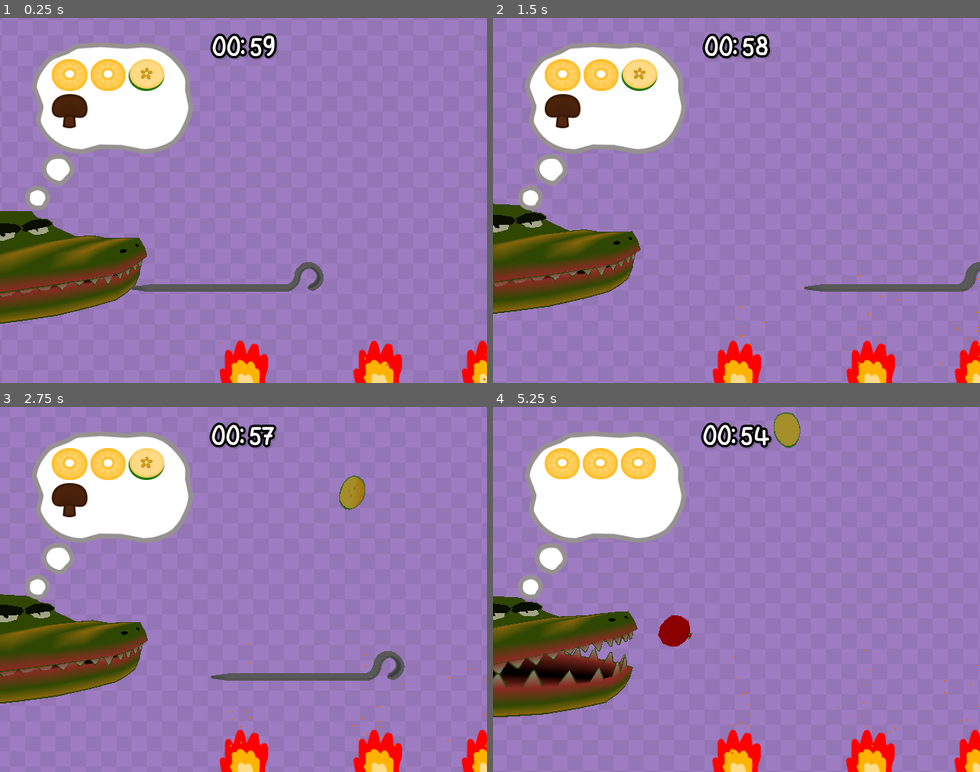
Above: before the commit, frames 1-4 (two rows, left to right).
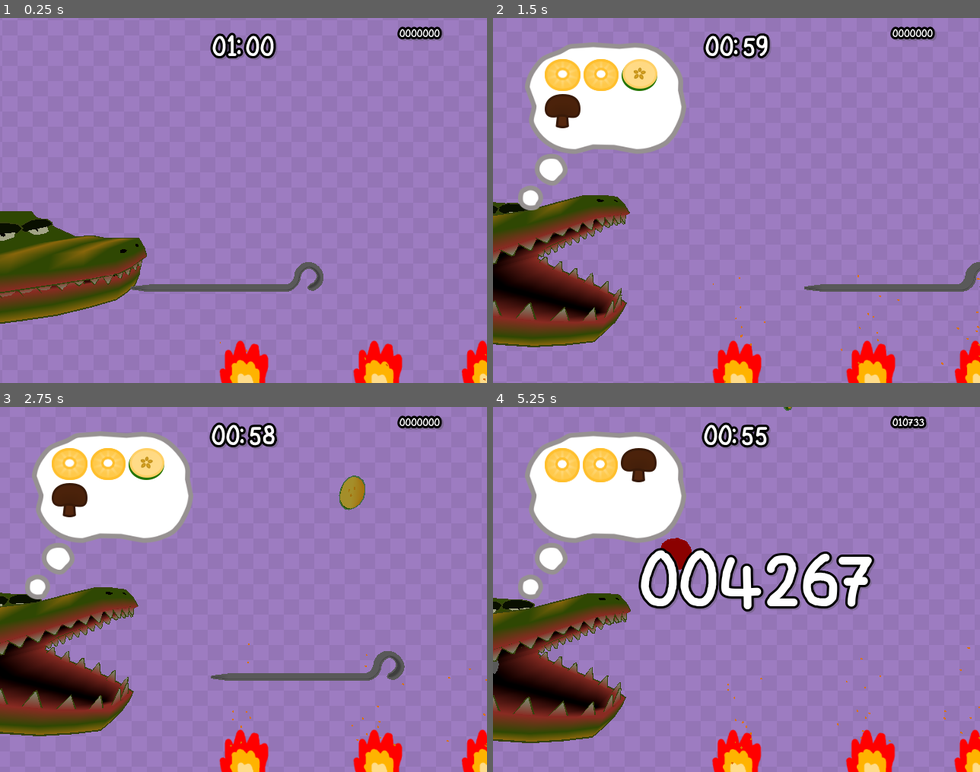
Above: after the commit, the same moments.

Repository: MartinLeGrand/AGES2026GameJam
Game: Godot game, scene res://Project/Maps/GameScene.tscn
Two runs of this game, one before a commit and one after it. Both use one fixed random seed, a clock stepped at 60 frames per second and the inputs below. The engine's default icon, where the game draws it, is replaced by a stand-in: a white triangle on a blue panel in a dark square.
Inputs:
- Up to frame 1 (0.25 s): no input
- Up to frame 2 (1.5 s): hold Right (ui_right) 0.53-1.28 s; hold Left (ui_left) from 1.28 s (still down)
- Up to frame 3 (2.75 s): release Left (ui_left) at 2.03 s; hold Right (ui_right) from 2.03 s (still down)
- Up to frame 4 (5.25 s): release Right (ui_right) at 3.53 s; hold Left (ui_left) from 3.53 s (still down)

The runs differ from the first frame. In frame 1, 10% of the frame differs, in the area x 5-92%, y 2-53%; in frame 2, 11%; in frame 3, 10%; in frame 4, 17%, in the area x 0-100%, y 0-98%.

Commit message:
Score idk man doesnt work

Diff:
--- a/Project/Globals/EffectManager/FXManager.tscn
+++ b/Project/Globals/EffectManager/FXManager.tscn
@@ -11,7 +11,6 @@
 process_mode = 3
 script = ExtResource("1_n5l7t")
 combo_increment = 0.3
-eat_pause = 0.4
 
 [node name="ResetTimer" type="Timer" parent="." unique_id=2108583334]
 process_mode = 1
--- a/Project/Globals/EffectManager/fx_manager.gd
+++ b/Project/Globals/EffectManager/fx_manager.gd
@@ -14,6 +14,7 @@
 	SPITTED_PINE,
 	#START_COOKING,
 	#STOP_COOKING,
+	FORCED,
 }
 
 const FRYING_LOOP = preload("uid://b0cf30v31j0j7")
@@ -29,10 +30,11 @@
 @export var combo_increment: float = 0.2
 
 @export_category("Eat")
-@export var eat_pause: float = 0.7
+@export var eat_pause: float = 0.4
 
 var combo_mult: float = BASE_MULT
 var _fx_queue: Array[FX] = []
+var _forced_callables: Array[Callable] = []
 var _fx_available: bool = true
 
 var frying_poly_playback: AudioStreamPlaybackPolyphonic
@@ -52,6 +54,12 @@
 
 	GameManager.feed_combo_reset.connect(reset_combo)
 
+func _play_forced() -> void:
+	_fx_available = false
+	get_tree().paused = true
+	await _forced_callables.pop_front().call()
+	get_tree().paused = false
+	_fx_available = true
 
 ## Freezes cam and plays audio
 func _play_eat() -> void:
@@ -96,6 +104,8 @@
 	if not _fx_queue.is_empty() and _fx_available:
 		var fx: FX = _fx_queue.pop_front()
 		match fx:
+			FX.FORCED:
+				_play_forced()
 			FX.EAT:
 				_play_eat()
 			_:
@@ -119,6 +129,11 @@
 		_fx_queue.insert(0, fx)
 	else:
 		_fx_queue.append(fx)
+
+
+func callable_fx(fx_callable: Callable, force: bool = false) -> void:
+	_forced_callables.append(fx_callable)
+	request_fx(FX.FORCED, force)
 
 
 func request_screenshake() -> void:
--- a/Project/Globals/GameManager/game_manager.gd
+++ b/Project/Globals/GameManager/game_manager.gd
@@ -41,14 +41,14 @@
 @export var review_mult: float = 1.25 ## Food_new_value = Food_base_value * (review_score * review_mult)
 
 ## Once player feeds the croc it'll eat everything on the spit, then create a new order.
-@export var time_to_feed: float = 0.5 ## Grace period until new order, once feed has started
+@export var time_to_feed: float = 0.2 ## Grace period until new order, once feed has started
 @export var feed_combo: int = 0: ## Multiplied to score when final food is eaten. +1 When feeding correct food, else set to zero
 	set(value):
 		feed_combo = value
-		if feed_combo <= 0:
-			feed_combo_reset.emit()
-		else:
-			feed_combo_gain.emit()
+		#if feed_combo <= 0:
+			#feed_combo_reset.emit()
+		#else:
+			#feed_combo_gain.emit()
 
 @export_category("Request")
 @export var max_order_size: int = 6
@@ -78,8 +78,11 @@
 
 func _ready() -> void:
 	camera = get_viewport().get_camera_3d()
-	start_game()
-
+
+
+
+func init_game() -> void:
+	get_tree().create_timer(1).timeout.connect(start_game)
 
 func _process(_delta: float) -> void:
 	if not _food_queue.is_empty() and eat_available:
@@ -132,7 +135,7 @@
 
 #region Feeding
 func _eat_food(food: Food) -> void:
-	eat_available = false
+	var entire_eaten: bool = false
 
 	if feed_event_timer.is_stopped():
 		feed_event_timer.start(time_to_feed)
@@ -171,7 +174,7 @@
 		if order[req_index].amount <= 0:
 			order.remove_at(req_index)
 			if order.is_empty():
-				wrap_up_eat_phase.call_deferred()
+				entire_eaten = true
 		order_changed.emit()
 	else:
 		## Not in order at all!
@@ -180,7 +183,9 @@
 
 
 	food_eaten.emit(food, review)
+
 	food.queue_free()
+
 	eat_available = true
 
 
@@ -215,8 +220,9 @@
 
 ## Called on FeedEventTimer timeout (function way down here)
 func end_feeding() -> void:
+	if _food_queue.is_empty() and foods_on_spit.is_empty():
+		wrap_up_eat_phase()
 	feed_combo = 0
-	create_order()
 
 
 func add_score(gained: int, multiply: bool = false) -> void:
@@ -231,9 +237,9 @@
 	print(score)
 
 
-func apply_combo_mult_to_score() -> void:
-	var actual_feed_combo: int = feed_combo if feed_combo > 0 else 1
-	add_score(actual_feed_combo, true)
+#func apply_combo_mult_to_score() -> void:
+	#var actual_feed_combo: int = feed_combo if feed_combo > 0 else 1
+	#add_score(actual_feed_combo, true)
 
 #endregion
 
@@ -289,4 +295,5 @@
 
 
 func _on_feed_event_timer_timeout() -> void:
+
 	end_feeding()
--- a/Project/Maps/GameScene.tscn
+++ b/Project/Maps/GameScene.tscn
@@ -1,5 +1,6 @@
 [gd_scene format=4 uid="uid://bk7m2ifpl8vbh"]
 
+[ext_resource type="Script" uid="uid://dt7n3xavbffry" path="res://Project/Maps/game_scene.gd" id="1_0odvm"]
 [ext_resource type="Script" uid="uid://crroxg6q5ov43" path="res://Project/Scripts/shaker.gd" id="1_d62tq"]
 [ext_resource type="PackedScene" uid="uid://ceujt10bqw625" path="res://Project/Prefabs/scrolling_bg_canvas_layer.tscn" id="1_mg1f3"]
 [ext_resource type="PackedScene" uid="uid://dk6kbpeod80hb" path="res://Project/UI/Scenes/UI_OrderThought.tscn" id="1_wot6h"]
@@ -10,6 +11,7 @@
 [ext_resource type="PackedScene" uid="uid://crkma5gafw4qf" path="res://Project/Prefabs/text_effect_spawner.tscn" id="4_e8hnt"]
 [ext_resource type="Script" uid="uid://na5ryfkm6iaj" path="res://Project/Scripts/text_test.gd" id="5_q8uac"]
 [ext_resource type="Material" uid="uid://cx6utliwik3uh" path="res://Project/Materials/vertex_unshaded.tres" id="6_p7xys"]
+[ext_resource type="PackedScene" uid="uid://cw0vqtjsfb54s" path="res://Project/UI/Scenes/Scorer/Scorer.tscn" id="6_wy34v"]
 [ext_resource type="Script" uid="uid://bhuyt7axr0w2s" path="res://Project/Scripts/chomper.gd" id="8_p7xys"]
 [ext_resource type="PackedScene" uid="uid://jhui4717qmye" path="res://Project/GameObjects/Collector/Collector.tscn" id="9_e8hnt"]
 [ext_resource type="PackedScene" uid="uid://dr6dff44m6wmu" path="res://Project/GameObjects/Fire/Fire.tscn" id="10_q8uac"]
@@ -116,6 +118,7 @@
 }]
 
 [node name="GameScene" type="Node3D" unique_id=111185863]
+script = ExtResource("1_0odvm")
 
 [node name="Camera3D" type="Camera3D" parent="." unique_id=1676383726]
 transform = Transform3D(1, 0, 0, 0, 1, 0, 0, 0, 1, 0, 0, 3)
@@ -131,6 +134,7 @@
 
 [node name="UiOrderThought" parent="CanvasLayerForeground" unique_id=1780630391 instance=ExtResource("1_wot6h")]
 process_mode = 1
+visible = false
 
 [node name="TimerLabel" type="Label" parent="CanvasLayerForeground" unique_id=811185736]
 anchors_preset = 5
@@ -141,11 +145,13 @@
 offset_right = 67.0
 offset_bottom = 47.0
 grow_horizontal = 2
-text = "00:00"
+text = "60:00"
 label_settings = ExtResource("3_d2qli")
 horizontal_alignment = 1
 vertical_alignment = 1
 script = ExtResource("4_6opy2")
+
+[node name="Scorer" parent="CanvasLayerForeground" unique_id=1543845486 instance=ExtResource("6_wy34v")]
 
 [node name="CanvasLayerBackground" parent="." unique_id=1184656298 instance=ExtResource("1_mg1f3")]
 
--- /dev/null
+++ b/Project/Maps/game_scene.gd
@@ -0,0 +1,14 @@
+extends Node3D
+
+
+@onready var ui_order_thought: Control = $CanvasLayerForeground/UiOrderThought
+
+# Called when the node enters the scene tree for the first time.
+func _ready() -> void:
+	GameManager.init_game()
+	GameManager.game_started.connect(ui_order_thought.show)
+
+
+# Called every frame. 'delta' is the elapsed time since the previous frame.
+func _process(delta: float) -> void:
+	pass
--- a/Project/Scripts/chomper.gd
+++ b/Project/Scripts/chomper.gd
@@ -27,6 +27,7 @@
 	angle_tween.tween_property(croc_top, "global_rotation:z", deg_to_rad(-3.0), 4.0).set_trans(Tween.TRANS_SINE).set_ease(Tween.EASE_IN_OUT)
 
 func open_jaw():
+	print("open")
 	get_tree().create_tween().tween_property(croc_top, "global_rotation:x", deg_to_rad(14.0), 1.0).set_trans(Tween.TRANS_SPRING).set_ease(Tween.EASE_OUT)
 	get_tree().create_tween().tween_property(croc_bottom, "global_rotation:x", deg_to_rad(-14.0), 1.0).set_trans(Tween.TRANS_SPRING).set_ease(Tween.EASE_OUT)
 
--- a/Project/Scripts/timer_label.gd
+++ b/Project/Scripts/timer_label.gd
@@ -1,11 +1,13 @@
 extends Label
 
-var time_left: float = 0.0
+var time_left: float = 0
 
 func _process(delta: float) -> void:
-	time_left = clampf(GameManager.countdown_timer.time_left, 0.0, INF)
-
-	text = get_formatted_time(time_left)
+	if GameManager.countdown_timer.is_stopped():
+		text = get_formatted_time(GameManager.game_time)
+	else:
+		time_left = clampf(GameManager.countdown_timer.time_left, 0.0, INF)
+		text = get_formatted_time(time_left)
 
 func get_formatted_time(input_time: int):
 	var minutes: int = floori(input_time / 60.0)
--- a/Project/UI/MainMenu.tscn
+++ b/Project/UI/MainMenu.tscn
@@ -351,7 +351,7 @@
 "times": PackedFloat32Array(0, 4, 8),
 "transitions": PackedFloat32Array(1, 1, 1),
 "update": 0,
-"values": [0.017453292519943295, -0.017453292519943295, 0.017453292519943295]
+"values": [0.01745329251994329, -0.01745329251994329, 0.01745329251994329]
 }
 
 [sub_resource type="Animation" id="Animation_yjyue"]
--- /dev/null
+++ b/Project/UI/Scenes/Scorer/Scorer.tscn
@@ -0,0 +1,97 @@
+[gd_scene format=3 uid="uid://cw0vqtjsfb54s"]
+
+[ext_resource type="FontFile" uid="uid://dpvb2tp2gx5p5" path="res://Project/UI/Fonts/friendlyscribbles.ttf" id="1_cc1k8"]
+[ext_resource type="Script" uid="uid://bpengsrtnlgae" path="res://Project/UI/Scenes/Scorer/scorer.gd" id="1_qyyxw"]
+
+[sub_resource type="LabelSettings" id="LabelSettings_6opy2"]
+font = ExtResource("1_cc1k8")
+font_size = 89
+outline_size = 12
+outline_color = Color(0, 0, 0, 1)
+shadow_size = 12
+shadow_color = Color(0.3019608, 0.3019608, 0.3019608, 0.3137255)
+shadow_offset = Vector2(2.5, 2)
+
+[sub_resource type="LabelSettings" id="LabelSettings_d2qli"]
+font = ExtResource("1_cc1k8")
+font_size = 21
+outline_size = 12
+outline_color = Color(0, 0, 0, 1)
+shadow_size = 12
+shadow_color = Color(0.3019608, 0.3019608, 0.3019608, 0.3137255)
+shadow_offset = Vector2(2.5, 2)
+
+[sub_resource type="LabelSettings" id="LabelSettings_qyyxw"]
+font = ExtResource("1_cc1k8")
+font_size = 13
+outline_size = 12
+outline_color = Color(0, 0, 0, 1)
+shadow_size = 12
+shadow_color = Color(0.3019608, 0.3019608, 0.3019608, 0.3137255)
+shadow_offset = Vector2(2.5, 2)
+
+[node name="Scorer" type="Control" unique_id=1543845486]
+process_mode = 3
+layout_mode = 3
+anchors_preset = 0
+offset_left = 151.0
+offset_top = 153.0
+offset_right = 191.0
+offset_bottom = 193.0
+script = ExtResource("1_qyyxw")
+
+[node name="PointsFromSpitLabel" type="Label" parent="." unique_id=952485679]
+visible = false
+layout_mode = 0
+offset_left = 40.0
+offset_top = 37.0
+offset_right = 352.0
+offset_bottom = 127.0
+text = "000000"
+label_settings = SubResource("LabelSettings_6opy2")
+horizontal_alignment = 1
+
+[node name="ComboPivot" type="Control" parent="." unique_id=1922855196]
+visible = false
+anchors_preset = 0
+offset_left = 185.0
+offset_top = 129.0
+offset_right = 225.0
+offset_bottom = 169.0
+
+[node name="ComboLabel" type="Label" parent="ComboPivot" unique_id=470886773]
+process_mode = 3
+layout_mode = 1
+anchors_preset = 8
+anchor_left = 0.5
+anchor_top = 0.5
+anchor_right = 0.5
+anchor_bottom = 0.5
+offset_left = -51.5
+offset_top = -11.0
+offset_right = 51.5
+offset_bottom = 11.0
+grow_horizontal = 2
+grow_vertical = 2
+pivot_offset = Vector2(54.4, 10.24)
+text = "Combo: x1"
+label_settings = SubResource("LabelSettings_d2qli")
+
+[node name="TimeRemainingLabel" type="Label" parent="." unique_id=1776988506]
+visible = false
+layout_mode = 0
+offset_left = 139.0
+offset_top = -137.0
+offset_right = 285.0
+offset_bottom = -87.0
+text = "60"
+label_settings = SubResource("LabelSettings_qyyxw")
+
+[node name="TotalScoreLabel" type="Label" parent="." unique_id=1050988624]
+layout_mode = 0
+offset_left = 374.0
+offset_top = -139.0
+offset_right = 520.0
+offset_bottom = -89.0
+text = "0000000"
+label_settings = SubResource("LabelSettings_qyyxw")
--- /dev/null
+++ b/Project/UI/Scenes/Scorer/scorer.gd
@@ -0,0 +1,150 @@
+extends Control
+
+
+#signal finsihed_showing_score
+
+
+
+var shown_score: int = 0
+
+var added_score: int = 0
+var total_show_score: int = 0
+
+var score_tween: Tween
+var mult_tween: Tween
+var get_final_score_tween: Tween
+
+@onready var points_from_spit_label: Label = $PointsFromSpitLabel
+@onready var combo_label: Label = $ComboPivot/ComboLabel
+@onready var combo_pivot: Control = $ComboPivot
+@onready var total_score_label: Label = $TotalScoreLabel
+
+
+func _ready() -> void:
+	GameManager.food_eaten.connect(_on_food_eaten)
+	GameManager.order_created.connect(_on_order_created)
+	GameManager.score_added.connect(_on_score_added)
+	GameManager.feed_combo_gain.connect(_on_feed_combo_gain)
+	GameManager.feed_combo_reset.connect(_on_feed_combo_reset)
+	#GameManager.combo_mult_applied.connect(_on_combo_mult_applied)
+	GameManager.entire_spit_eaten.connect(_on_entire_spit)
+
+
+func _late_init() -> void:
+	pass
+
+#func emit_finsihed_showing_score() -> void:
+	#finsihed_showing_score.emit()
+
+
+
+func _on_order_created() -> void:
+	shown_score = 0
+	points_from_spit_label.hide()
+
+func _on_food_eaten(_food: Food, _review) -> void:
+	points_from_spit_label.show()
+
+func _on_score_added(_gained: int) -> void:
+	added_score = _gained
+	FXManager.callable_fx(tween_score_added.bind(points_from_spit_label))
+	#points_from_spit_label.text = "%06d" % GameManager.score
+
+
+func _on_entire_spit() -> void:
+	FXManager.callable_fx(tween_entire_spit)
+
+
+func tween_entire_spit() -> Signal:
+	if score_tween:
+		score_tween.kill()
+	if get_final_score_tween:
+		get_final_score_tween.kill()
+
+	get_final_score_tween = create_tween()
+	get_final_score_tween.finished.connect(GameManager.create_order)
+
+	get_final_score_tween.set_parallel()
+	get_final_score_tween.set_trans(Tween.TRANS_QUAD).set_ease(Tween.EASE_OUT)
+	get_final_score_tween.tween_method(
+		_update_score_label.bind(points_from_spit_label),
+		float(shown_score),
+		float(0),
+		0.5
+	)
+	get_final_score_tween.tween_method(
+		_update_score_label.bind(total_score_label),
+		float(total_show_score),
+		float(GameManager.score),
+		0.5
+	)
+
+	return get_final_score_tween.finished
+
+
+
+func _on_feed_combo_gain() -> void:
+	combo_label.text = "Combo: x%d" % GameManager.feed_combo
+	#combo_label.show()
+	#FXManager.callable_fx(tween_mult_added.bind(combo_pivot))
+
+
+func _on_feed_combo_reset() -> void:
+	#combo_label.hide()
+	combo_label.text = "Combo: x1"
+	combo_label.self_modulate = Color.WHITE
+	combo_label.scale = Vector2.ONE
+
+
+func _on_combo_mult_applied() -> void:
+	#FXManager.callable_fx(tween_combo_mult.bind(points_from_spit_label))
+	pass
+
+
+#func tween_mult_added(node: Control) -> Signal:
+	#var duration: float = 0.2
+	#if mult_tween:
+		#mult_tween.kill()
+	#mult_tween = create_tween()
+	#
+	#mult_tween.set_parallel()
+	#mult_tween.set_trans(Tween.TRANS_BOUNCE)
+	#mult_tween.tween_property(combo_label, "scale", scale, duration).from(Vector2(1.5, 1.5))
+	##tween.tween_property(combo_label, "rotation_degrees", rot, duration).from(rot + randf_range(-10, 10))
+	#return mult_tween.finished
+
+
+func tween_score_added(label: Label) -> Signal:
+	if score_tween:
+		score_tween.kill()
+
+	score_tween = create_tween()
+	score_tween.set_trans(Tween.TRANS_QUAD).set_ease(Tween.EASE_OUT)
+	score_tween.tween_method(
+		_update_score_label.bind(label),
+		float(shown_score),
+		float(shown_score + added_score),
+		0.2
+	)
+	return score_tween.finished
+
+#
+#func tween_combo_mult(label: Label) -> Signal:
+	##tween_mult_added(combo_pivot)
+	#if score_tween:
+		#score_tween.kill()
+	#
+	#score_tween = create_tween()
+	#score_tween.set_trans(Tween.TRANS_QUAD).set_ease(Tween.EASE_OUT)
+	#score_tween.tween_method(
+		#_update_score_label.bind(label),
+		#float(shown_score),
+		#float(GameManager.score),
+		#3
+	#)
+	#return score_tween.finished
+#
+
+func _update_score_label(value: float, label: Label) -> void:
+	shown_score = roundi(value)
+	label.text = "%06d" % shown_score
--- /dev/null
+++ b/Project/UI/Scenes/TotalScore/TotalScore.tscn
@@ -0,0 +1,10 @@
+[gd_scene format=3 uid="uid://cx5hi4xwxhar7"]
+
+[ext_resource type="Script" uid="uid://c3q36s41qogog" path="res://Project/UI/Scenes/TotalScore/total_score.gd" id="1_d82kh"]
+
+[node name="TotalScore" type="Control" unique_id=937630094]
+layout_mode = 3
+anchors_preset = 0
+offset_right = 40.0
+offset_bottom = 40.0
+script = ExtResource("1_d82kh")
--- /dev/null
+++ b/Project/UI/Scenes/TotalScore/total_score.gd
@@ -0,0 +1 @@
+class_name TotalScore extends Control
--- a/default_bus_layout.tres
+++ b/default_bus_layout.tres
@@ -23,7 +23,6 @@
 sidechain = &"Eat"
 
 [resource]
-bus/0/mute = true
 bus/0/volume_db = -8.009033
 bus/1/name = &"Music"
 bus/1/solo = false
Not shown, added: Project/Maps/game_scene.gd.uid
Not shown, added: Project/UI/Scenes/Scorer/scorer.gd.uid
Not shown, added: Project/UI/Scenes/TotalScore/total_score.gd.uid
Not shown, added: Project/Globals/EffectManager/FXManager.tscn1660831133.tmp
